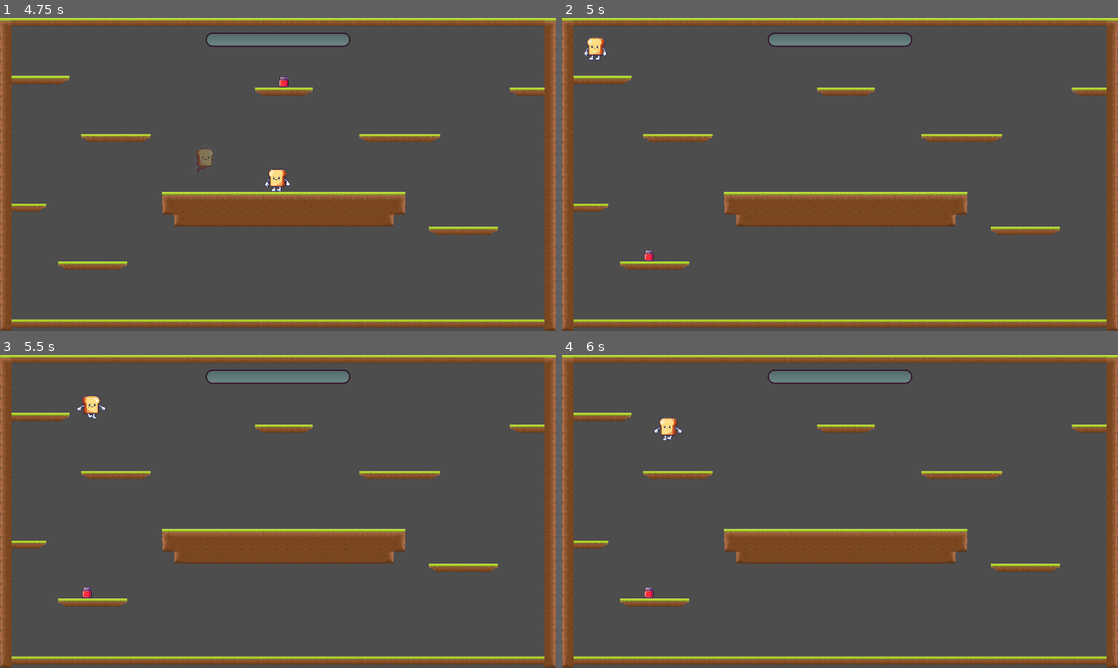
Above: before the commit, frames 1-4 (two rows, left to right).
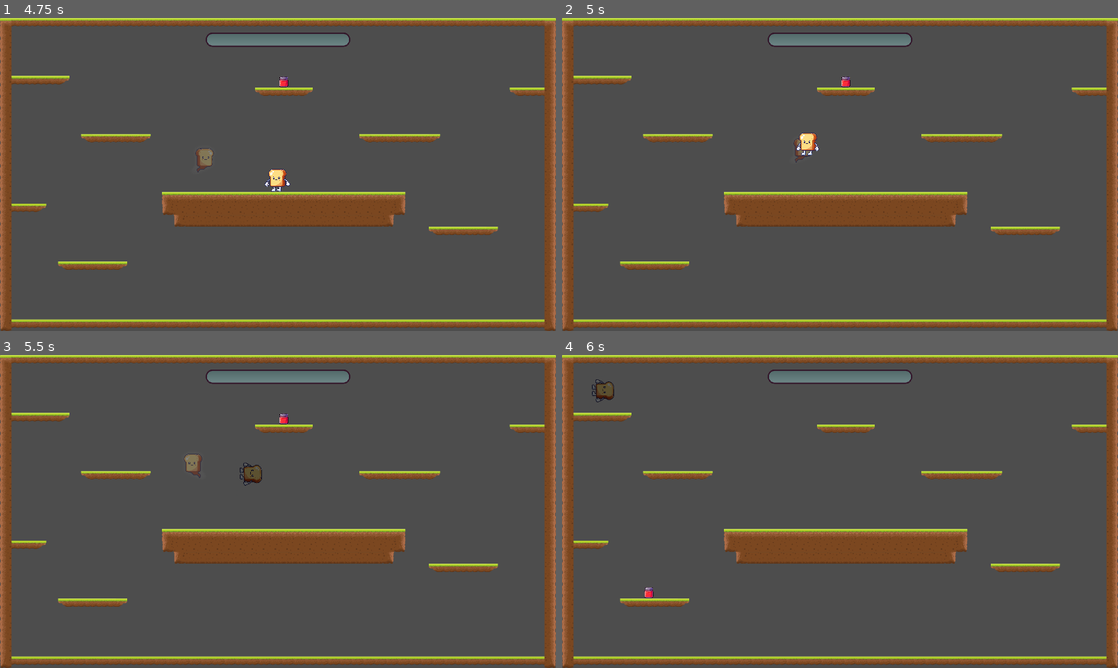
Above: after the commit, the same moments.

Repository: Alliance-of-Numpties/terry-toastington
Game: Godot game, scene res://scenes/main.tscn
Same seed, same stepped clock (60 frames per second), same inputs: the game is played once before the commit and once after it.
Inputs:
- Up to frame 1 (4.75 s): tap Enter at 0.5 s; hold D (right) 0.53-2.03 s; tap Space (jump) at 0.6, 0.77, 1.07, 1.35, 1.52, 1.82, 2.1, 2.85, 3.02, 3.32, 3.6, 3.77, 4.07, 4.35, 4.52 s; hold A (left) 2.03-2.78 s; hold D (right) 2.78-4.28 s; hold A (left) from 4.28 s (still down)
- Up to frame 2 (5 s): keep holding A (left); tap Space (jump) at 4.82 s
- Up to frame 3 (5.5 s): release A (left) at 5.03 s; hold D (right) from 5.03 s (still down); tap Space (jump) at 5.1 s
- Up to frame 4 (6 s): release D (right) at 5.78 s; hold A (left) from 5.78 s (still down); tap Space (jump) at 5.85 s

Frame 1 is identical in both runs. In frame 2, 0.6% of the frame differs, in the area x 4-52%, y 6-78%; in frame 3, 0.7%, in the area x 13-52%, y 13-78%; in frame 4, 0.4%.

Commit message:
Add a death animation to the player

Diff:
--- a/scenes/level1.gd
+++ b/scenes/level1.gd
@@ -5,7 +5,7 @@
 
 func _on_player_spawner_spawned_player():
 	var player = get_tree().get_first_node_in_group("Player")
-	player.death.connect(_on_player_death)
+	player.death_end.connect(_on_player_death)
 
 
 func _on_player_death():
--- a/scenes/player.tscn
+++ b/scenes/player.tscn
@@ -77,6 +77,105 @@
 tracks/5/keys = {
 "handle_modes": PackedInt32Array(0),
 "points": PackedFloat32Array(0, -0.25, 0, 0.25, 0),
+"times": PackedFloat32Array(0)
+}
+tracks/6/type = "bezier"
+tracks/6/imported = false
+tracks/6/enabled = true
+tracks/6/path = NodePath("Model/UpperBody:rotation")
+tracks/6/interp = 1
+tracks/6/loop_wrap = true
+tracks/6/keys = {
+"handle_modes": PackedInt32Array(0),
+"points": PackedFloat32Array(0, -0.25, 0, 0.25, 0),
+"times": PackedFloat32Array(0)
+}
+tracks/7/type = "bezier"
+tracks/7/imported = false
+tracks/7/enabled = true
+tracks/7/path = NodePath("Model/UpperBody:position:x")
+tracks/7/interp = 1
+tracks/7/loop_wrap = true
+tracks/7/keys = {
+"handle_modes": PackedInt32Array(0),
+"points": PackedFloat32Array(2.08165e-12, -0.25, 0, 0.25, 0),
+"times": PackedFloat32Array(0)
+}
+tracks/8/type = "bezier"
+tracks/8/imported = false
+tracks/8/enabled = true
+tracks/8/path = NodePath("Model/Legs:position:x")
+tracks/8/interp = 1
+tracks/8/loop_wrap = true
+tracks/8/keys = {
+"handle_modes": PackedInt32Array(0),
+"points": PackedFloat32Array(0, -0.25, 0, 0.25, 0),
+"times": PackedFloat32Array(0)
+}
+tracks/9/type = "bezier"
+tracks/9/imported = false
+tracks/9/enabled = true
+tracks/9/path = NodePath("Model/Legs:position:y")
+tracks/9/interp = 1
+tracks/9/loop_wrap = true
+tracks/9/keys = {
+"handle_modes": PackedInt32Array(0),
+"points": PackedFloat32Array(0, -0.25, 0, 0.25, 0),
+"times": PackedFloat32Array(0)
+}
+tracks/10/type = "bezier"
+tracks/10/imported = false
+tracks/10/enabled = true
+tracks/10/path = NodePath("Model/Legs:rotation")
+tracks/10/interp = 1
+tracks/10/loop_wrap = true
+tracks/10/keys = {
+"handle_modes": PackedInt32Array(0),
+"points": PackedFloat32Array(0, -0.25, 0, 0.25, 0),
+"times": PackedFloat32Array(0)
+}
+tracks/11/type = "bezier"
+tracks/11/imported = false
+tracks/11/enabled = true
+tracks/11/path = NodePath("Model:modulate:r")
+tracks/11/interp = 1
+tracks/11/loop_wrap = true
+tracks/11/keys = {
+"handle_modes": PackedInt32Array(0),
+"points": PackedFloat32Array(1, -0.25, 0, 0.25, 0),
+"times": PackedFloat32Array(0)
+}
+tracks/12/type = "bezier"
+tracks/12/imported = false
+tracks/12/enabled = true
+tracks/12/path = NodePath("Model:modulate:g")
+tracks/12/interp = 1
+tracks/12/loop_wrap = true
+tracks/12/keys = {
+"handle_modes": PackedInt32Array(0),
+"points": PackedFloat32Array(1, -0.25, 0, 0.25, 0),
+"times": PackedFloat32Array(0)
+}
+tracks/13/type = "bezier"
+tracks/13/imported = false
+tracks/13/enabled = true
+tracks/13/path = NodePath("Model:modulate:b")
+tracks/13/interp = 1
+tracks/13/loop_wrap = true
+tracks/13/keys = {
+"handle_modes": PackedInt32Array(0),
+"points": PackedFloat32Array(1, -0.25, 0, 0.25, 0),
+"times": PackedFloat32Array(0)
+}
+tracks/14/type = "bezier"
+tracks/14/imported = false
+tracks/14/enabled = true
+tracks/14/path = NodePath("Model:modulate:a")
+tracks/14/interp = 1
+tracks/14/loop_wrap = true
+tracks/14/keys = {
+"handle_modes": PackedInt32Array(0),
+"points": PackedFloat32Array(1, -0.25, 0, 0.25, 0),
 "times": PackedFloat32Array(0)
 }
 
@@ -190,13 +289,145 @@
 "times": PackedFloat32Array(0, 0.15, 0.3, 0.45, 0.6)
 }
 
+[sub_resource type="Animation" id="Animation_6su0j"]
+resource_name = "death"
+step = 0.05
+tracks/0/type = "bezier"
+tracks/0/imported = false
+tracks/0/enabled = true
+tracks/0/path = NodePath("Model/UpperBody:rotation")
+tracks/0/interp = 1
+tracks/0/loop_wrap = true
+tracks/0/keys = {
+"handle_modes": PackedInt32Array(0, 2, 0),
+"points": PackedFloat32Array(0, -0.25, 0, 0.1, -0.00118945, 0.469494, -0.0812594, -0.225606, 0.1, 0.277636, 1.54187, -0.05, 0.00346696, 0.25, 0),
+"times": PackedFloat32Array(0, 0.25, 0.5)
+}
+tracks/1/type = "bezier"
+tracks/1/imported = false
+tracks/1/enabled = true
+tracks/1/path = NodePath("Model/UpperBody:position:x")
+tracks/1/interp = 1
+tracks/1/loop_wrap = true
+tracks/1/keys = {
+"handle_modes": PackedInt32Array(0, 0, 0),
+"points": PackedFloat32Array(0, -0.25, 0, 0.25, 0, 108.868, -0.11597, -28.0559, 0.15, 36.2885, 168.389, -0.25, 0, 0.25, 0),
+"times": PackedFloat32Array(0, 0.25, 0.5)
+}
+tracks/2/type = "bezier"
+tracks/2/imported = false
+tracks/2/enabled = true
+tracks/2/path = NodePath("Model/UpperBody:position:y")
+tracks/2/interp = 1
+tracks/2/loop_wrap = true
+tracks/2/keys = {
+"handle_modes": PackedInt32Array(0, 0, 0),
+"points": PackedFloat32Array(0, -0.25, 0, 0.25, 0, 98.868, -0.108392, -29.6739, 0.1, 27.3765, 178.389, -0.25, 0, 0.25, 0),
+"times": PackedFloat32Array(0, 0.25, 0.5)
+}
+tracks/3/type = "bezier"
+tracks/3/imported = false
+tracks/3/enabled = true
+tracks/3/path = NodePath("Model/Legs:position:x")
+tracks/3/interp = 1
+tracks/3/loop_wrap = true
+tracks/3/keys = {
+"handle_modes": PackedInt32Array(0, 0, 0),
+"points": PackedFloat32Array(0, -0.25, 0, 0.25, 0, 98.868, -0.106296, -30.0876, 0.15, 42.4582, 198.389, -0.25, 0, 0.25, 0),
+"times": PackedFloat32Array(0, 0.25, 0.5)
+}
+tracks/4/type = "bezier"
+tracks/4/imported = false
+tracks/4/enabled = true
+tracks/4/path = NodePath("Model/Legs:position:y")
+tracks/4/interp = 1
+tracks/4/loop_wrap = true
+tracks/4/keys = {
+"handle_modes": PackedInt32Array(0, 0, 0),
+"points": PackedFloat32Array(0, -0.25, 0, 0.25, 0, 8.22428, -0.162846, -8.31658, 0.15, 7.66054, 198.389, -0.25, 0, 0.25, 0),
+"times": PackedFloat32Array(0, 0.25, 0.5)
+}
+tracks/5/type = "bezier"
+tracks/5/imported = false
+tracks/5/enabled = true
+tracks/5/path = NodePath("Model/Legs:rotation")
+tracks/5/interp = 1
+tracks/5/loop_wrap = true
+tracks/5/keys = {
+"handle_modes": PackedInt32Array(0, 2, 0),
+"points": PackedFloat32Array(0, -0.25, 0, 0.1, 0.0112825, 0.235778, -0.0805418, -0.261174, 0.1, 0.324272, 1.55683, -0.1, -0.273409, 0.25, 0),
+"times": PackedFloat32Array(0, 0.25, 0.5)
+}
+tracks/6/type = "bezier"
+tracks/6/imported = false
+tracks/6/enabled = true
+tracks/6/path = NodePath("Model:modulate:r")
+tracks/6/interp = 1
+tracks/6/loop_wrap = true
+tracks/6/keys = {
+"handle_modes": PackedInt32Array(0, 0),
+"points": PackedFloat32Array(1, -0.25, 0, 0.25, 0, 0.360784, -0.25, 0, 0.25, 0),
+"times": PackedFloat32Array(0, 0.5)
+}
+tracks/7/type = "bezier"
+tracks/7/imported = false
+tracks/7/enabled = true
+tracks/7/path = NodePath("Model:modulate:g")
+tracks/7/interp = 1
+tracks/7/loop_wrap = true
+tracks/7/keys = {
+"handle_modes": PackedInt32Array(0, 0),
+"points": PackedFloat32Array(1, -0.25, 0, 0.25, 0, 0.360784, -0.25, 0, 0.25, 0),
+"times": PackedFloat32Array(0, 0.5)
+}
+tracks/8/type = "bezier"
+tracks/8/imported = false
+tracks/8/enabled = true
+tracks/8/path = NodePath("Model:modulate:b")
+tracks/8/interp = 1
+tracks/8/loop_wrap = true
+tracks/8/keys = {
+"handle_modes": PackedInt32Array(0, 0),
+"points": PackedFloat32Array(1, -0.25, 0, 0.25, 0, 0.360784, -0.25, 0, 0.25, 0),
+"times": PackedFloat32Array(0, 0.5)
+}
+tracks/9/type = "bezier"
+tracks/9/imported = false
+tracks/9/enabled = true
+tracks/9/path = NodePath("Model:modulate:a")
+tracks/9/interp = 1
+tracks/9/loop_wrap = true
+tracks/9/keys = {
+"handle_modes": PackedInt32Array(0, 0),
+"points": PackedFloat32Array(1, -0.25, 0, 0.25, 0, 1, -0.25, 0, 0.25, 0),
+"times": PackedFloat32Array(0, 0.5)
+}
+tracks/10/type = "method"
+tracks/10/imported = false
+tracks/10/enabled = true
+tracks/10/path = NodePath(".")
+tracks/10/interp = 1
+tracks/10/loop_wrap = true
+tracks/10/keys = {
+"times": PackedFloat32Array(1),
+"transitions": PackedFloat32Array(1),
+"values": [{
+"args": [],
+"method": &"death_anim_done"
+}]
+}
+
 [sub_resource type="AnimationLibrary" id="AnimationLibrary_pvac0"]
 _data = {
 "RESET": SubResource("Animation_hhsy0"),
+"death": SubResource("Animation_6su0j"),
 "idle": SubResource("Animation_3dvwd"),
 "walk": SubResource("Animation_ux12p")
 }
 
+[sub_resource type="AnimationNodeAnimation" id="AnimationNodeAnimation_d2b0k"]
+animation = &"death"
+
 [sub_resource type="AnimationNodeAnimation" id="AnimationNodeAnimation_qk4u0"]
 animation = &"idle"
 
@@ -212,13 +443,19 @@
 [sub_resource type="AnimationNodeStateMachineTransition" id="AnimationNodeStateMachineTransition_n8r80"]
 xfade_time = 0.4
 
+[sub_resource type="AnimationNodeStateMachineTransition" id="AnimationNodeStateMachineTransition_n6e8h"]
+
+[sub_resource type="AnimationNodeStateMachineTransition" id="AnimationNodeStateMachineTransition_aiqkg"]
+
 [sub_resource type="AnimationNodeStateMachine" id="AnimationNodeStateMachine_djqyh"]
 states/Start/position = Vector2(196.571, 122.286)
+states/death/node = SubResource("AnimationNodeAnimation_d2b0k")
+states/death/position = Vector2(444, 234.571)
 states/idle/node = SubResource("AnimationNodeAnimation_qk4u0")
 states/idle/position = Vector2(354.857, 121.429)
 states/walk/node = SubResource("AnimationNodeAnimation_fem5j")
 states/walk/position = Vector2(586.286, 121.918)
-transitions = ["Start", "idle", SubResource("AnimationNodeSt …(136 unchanged characters)… mationNodeStateMachineTransition_n8r80")]
+transitions = ["Start", "idle", SubResource("AnimationNodeSt …(136 unchanged characters)… mationNodeStateMachineTransition_n8r80"), "idle", "death", SubResource("AnimationNodeStateMachineTransition_n6e8h"), "walk", "death", SubResource("AnimationNodeStateMachineTransition_aiqkg")]
 
 [node name="Player" type="CharacterBody2D" groups=["Player"]]
 collision_layer = 3
@@ -226,10 +463,13 @@
 script = ExtResource("1_ffm6m")
 
 [node name="Model" type="Node2D" parent="."]
+modulate = Color(0.360784, 0.360784, 0.360784, 1)
 texture_filter = 2
 scale = Vector2(0.1, 0.1)
 
 [node name="Legs" type="Node2D" parent="Model"]
+position = Vector2(198.389, 198.389)
+rotation = 1.55683
 
 [node name="BackHip" type="Node2D" parent="Model/Legs"]
 position = Vector2(-100, 220)
@@ -247,6 +487,8 @@
 flip_h = true
 
 [node name="UpperBody" type="Node2D" parent="Model"]
+position = Vector2(168.389, 178.389)
+rotation = 1.54187
 
 [node name="BackShoulder" type="Node2D" parent="Model/UpperBody"]
 position = Vector2(-220, -10)
--- a/scripts/Player.gd
+++ b/scripts/Player.gd
@@ -2,7 +2,8 @@
 
 class_name Player
 
-signal death
+signal death_start
+signal death_end
 signal got_jam
 
 @export var speed = 500.0
@@ -16,6 +17,8 @@
 @onready var animation_tree = $AnimationTree
 @onready var model = $Model
 
+var dead = false
+
 
 func _physics_process(delta):
 	# Add the gravity.
@@ -28,23 +31,26 @@
 			# otherwise use the wall slide gravity modifier.
 			velocity.y = min(velocity.y, wall_slide_speed_limit)
 
-	# Handle Jump.
-	if Input.is_action_just_pressed("jump"):
-		if is_on_floor():
-			velocity.y = jump_velocity
-		elif is_on_wall():
-			velocity.y = jump_velocity
+	if dead:
+		velocity.x = 0
+	else:
+		# Handle Jump.
+		if Input.is_action_just_pressed("jump"):
+			if is_on_floor():
+				velocity.y = jump_velocity
+			elif is_on_wall():
+				velocity.y = jump_velocity
 
-	# Get the input direction and handle the movement/deceleration.
-	# As good practice, you should replace UI actions with custom gameplay actions.
-	var direction = Input.get_axis("left", "right")
-	if direction:
-		velocity.x = direction * speed
-		animation_tree.get("parameters/playback").travel("walk")
-		model.scale.x = -sign(direction) * abs(model.scale.x)
-	else:
-		velocity.x = move_toward(velocity.x, 0, speed)
-		animation_tree.get("parameters/playback").travel("idle")
+		# Get the input direction and handle the movement/deceleration.
+		# As good practice, you should replace UI actions with custom gameplay actions.
+		var direction = Input.get_axis("left", "right")
+		if direction:
+			velocity.x = direction * speed
+			animation_tree.get("parameters/playback").travel("walk")
+			model.scale.x = -sign(direction) * abs(model.scale.x)
+		else:
+			velocity.x = move_toward(velocity.x, 0, speed)
+			animation_tree.get("parameters/playback").travel("idle")
 
 	move_and_slide()
 
@@ -62,4 +68,10 @@
 
 func kill():
 	print("OW")
-	death.emit()
+	animation_tree.get("parameters/playback").travel("death")
+	death_start.emit()
+	dead = true
+
+func death_anim_done():
+	print("DEAD")
+	death_end.emit()
Not shown: 1 places in scenes/player.tscn that only renumber resources
